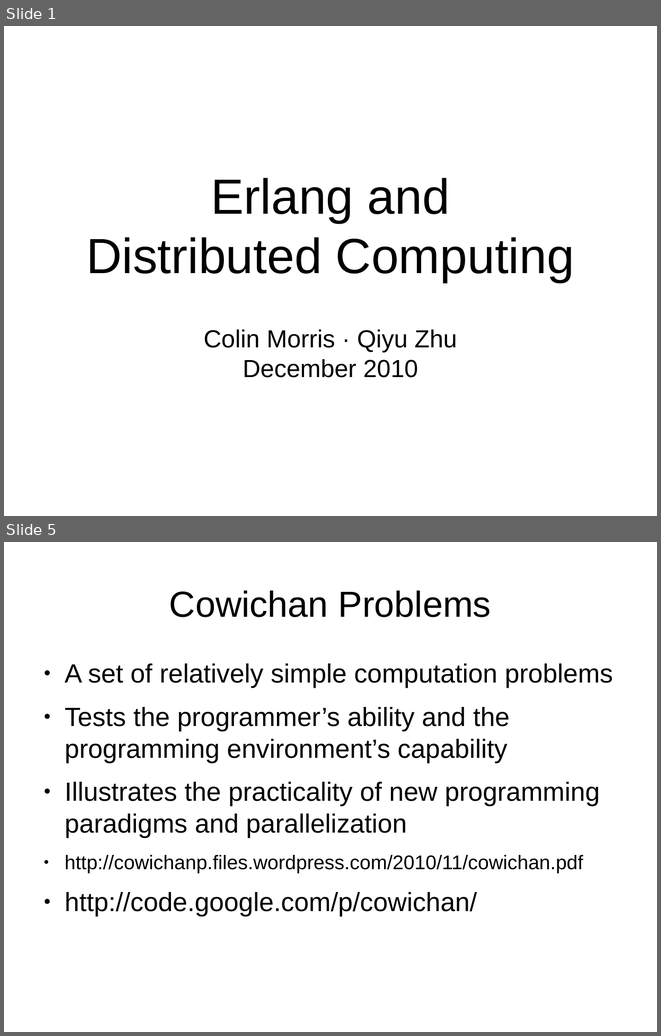
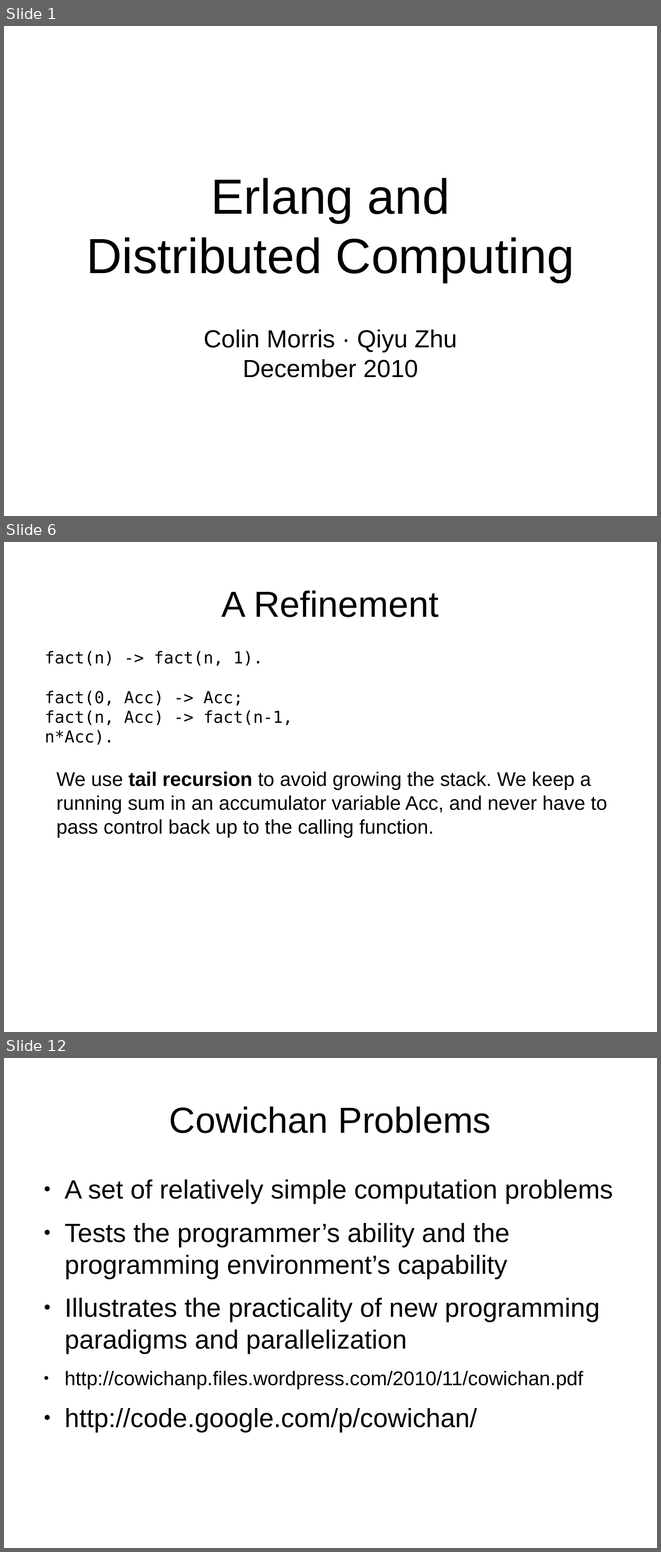
Before and after one commit to FractalDesigns/cowichan-1, a slide deck: miscellaneous/2010-12/slides.odp. Shown one above the other, each under a label of ours: slides 1 and 5 before the commit, slides 1, 6 and 12 after it; the slides between them are not shown. The pictures are 661x1036 and 661x1552 pixels, drawn with LibreOffice and Linux fonts; fonts in the diff are those of the drawing; background and template pictures are left out. Boxes give left, top, right and bottom in pixels: in the first picture for what was removed or moved away, otherwise in the second. Text is boxed around its words. In the diff, an @@ line names an element or a change of style, - is before the commit and + after.

```diff
--- a/miscellaneous/2010-12/slides.odp
+++ b/miscellaneous/2010-12/slides.odp
@@ slide 6 added at bbox=[4, 542, 657, 1032], background picture (left out) @@
@@ title added at bbox=[222, 590, 439, 617], 44 pt, text #000000 @@
+A Refinement
@@ text added at bbox=[45, 651, 292, 744], 20 pt, text #000000 @@
+fact(n) -> fact(n, 1).
+fact(0, Acc) -> Acc;
+fact(n, Acc) -> fact(n-1, n*Acc).
@@ text added at bbox=[56, 771, 607, 837], 24 pt, text #000000 @@
+We use tail recursion to avoid growing the stack. We keep a running sum in an accumulator variable Acc, and never have to pass control back up to the calling function.
@@ what was slide 5 is now slide 12 @@
```
Also in this commit, not shown: 3 slides changed, 18 other slides added, 4 slides removed, 1 other file.
